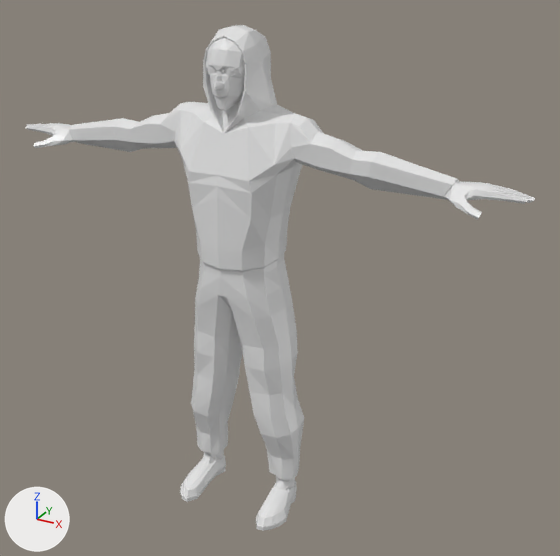
A saved change to the Blender file modele do blendera/Postacie/modele do animacji/NPC_Dresy/Dres_Mati.blend.
Before and after are seen from a 50 mm camera at (8.11, -13.11, 4.64) aimed at (0.71, 0.34, -2.09). Every picture has the same lights, and +X, +Y and +Z are marked at lower left. The first picture is the older version.
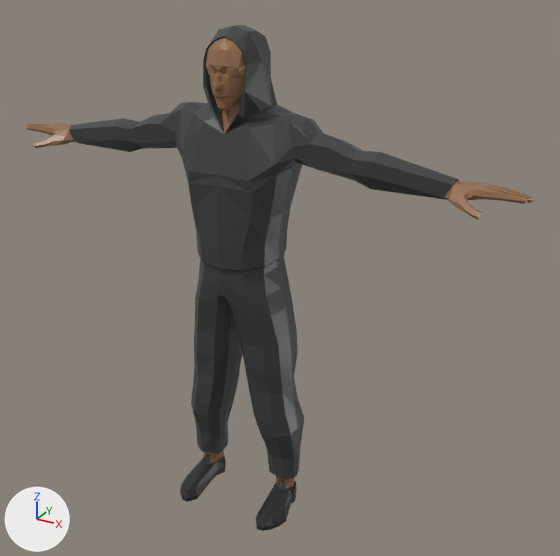
The newer file is also rescaled (x0.154), turned or shifted as a whole; pictures and numbers use the older file's frame.

Pixel boxes (x1, y1, x2, y2) of what changed, in the pictures (560 x 556 px):
'Cube', surface changed (white to black)
    both: (26, 25, 535, 531)
part 1 of me_cube, added
    after: (26, 26, 243, 502)
part 2 of me_cube, surface changed (grey to black)
    before: (26, 25, 535, 531)
    after: (214, 25, 535, 531)

What the commit changed:
Picture 'main_txtr.png' (img_main_txtr_png) is new.
In material 'Material' (mat_material), base_color is no longer (0.8, 0.8, 0.8), white #e7e7e7.
In material 'Material' (mat_material), texture is now set to img_main_txtr_png.
me_cube is used by ob_cube; location (0.0, 0.0, 0.0).
me_cube had 596 vertices, 599 faces and spanned x 0.0..5.83, y -1.2..0.91, z -7.68..3.12.
me_cube now has 1145 vertices, 1198 faces and spans x -5.83..5.83, y -1.2..0.91, z -7.68..3.12.
me_cube part 1: 549 vertices added at x -5.83..0.0, y -1.2..0.91, z -7.68..3.03.
me_cube part 2: 597 kept faces spanning x 0.0..5.83, y -1.2..0.91, z -7.68..3.12 get new texture (UV) coordinates.
Object 'Cube' (ob_cube) loses its MIRROR modifier named 'Mirror'.
Modifier setting removed (it was use_clip = True).
Modifier setting removed (it was use_mirror_merge = False).
